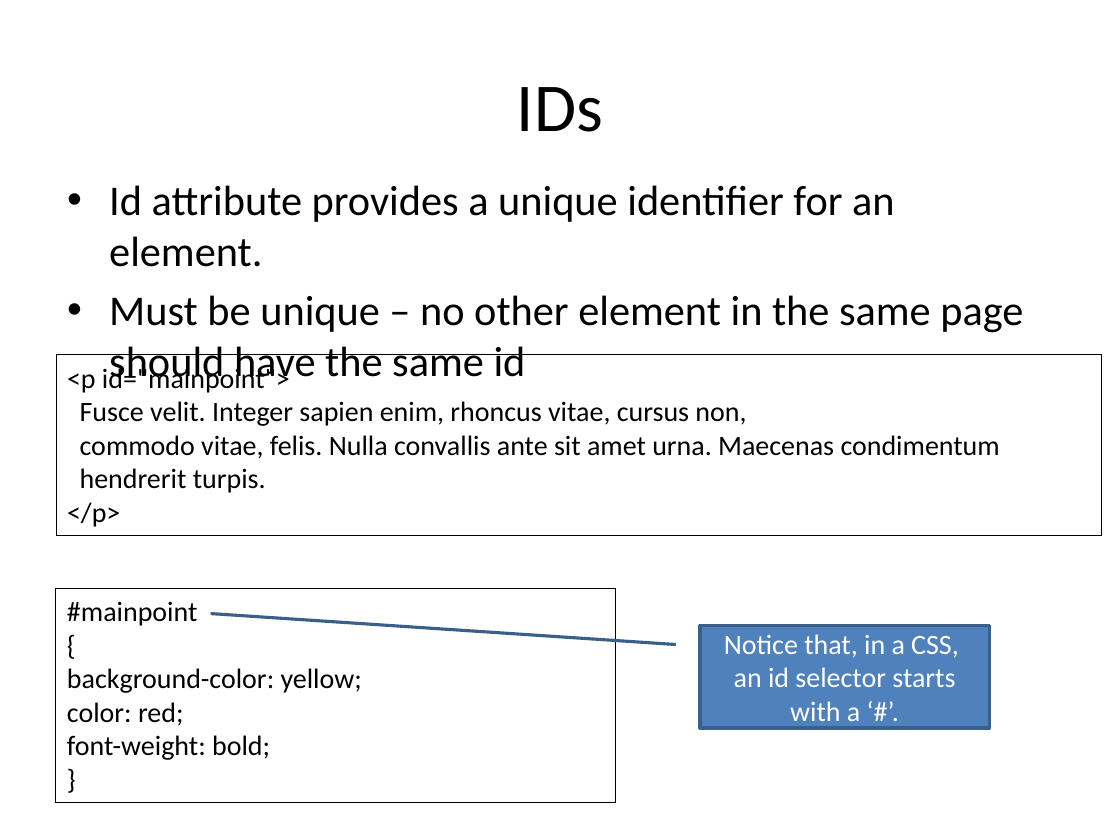
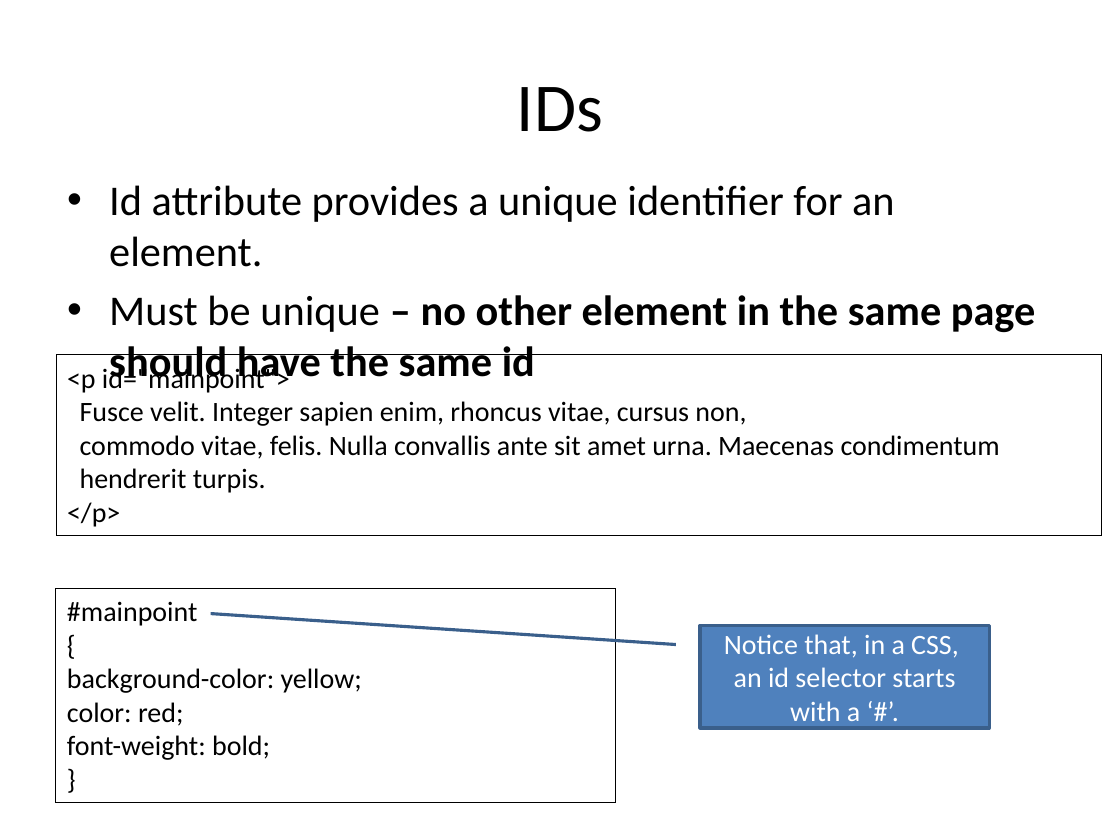
Before and after one commit to diarmuidoconnor/ict-2021, a slide deck: slide 52 of topic02/talk-1/html5.pptx. Drawn at 1120x840 pixels with LibreOffice and Linux fonts; fonts in the diff are those of the drawing. Boxes give left, top, right and bottom in pixels: in the first picture for what was removed or moved away, otherwise in the second. Text is boxed around its words. In the diff, an @@ line names an element or a change of style, - is before the commit and + after.

```diff
--- a/topic02/talk-1/html5.pptx
+++ b/topic02/talk-1/html5.pptx
@@ text at box(109, 295, 1036, 387): bold on in "– no other element in the same ..." @@
```
Also in this commit, not shown: 4 other slides changed, 1 slide added, 3 slides removed, 2 other files.
